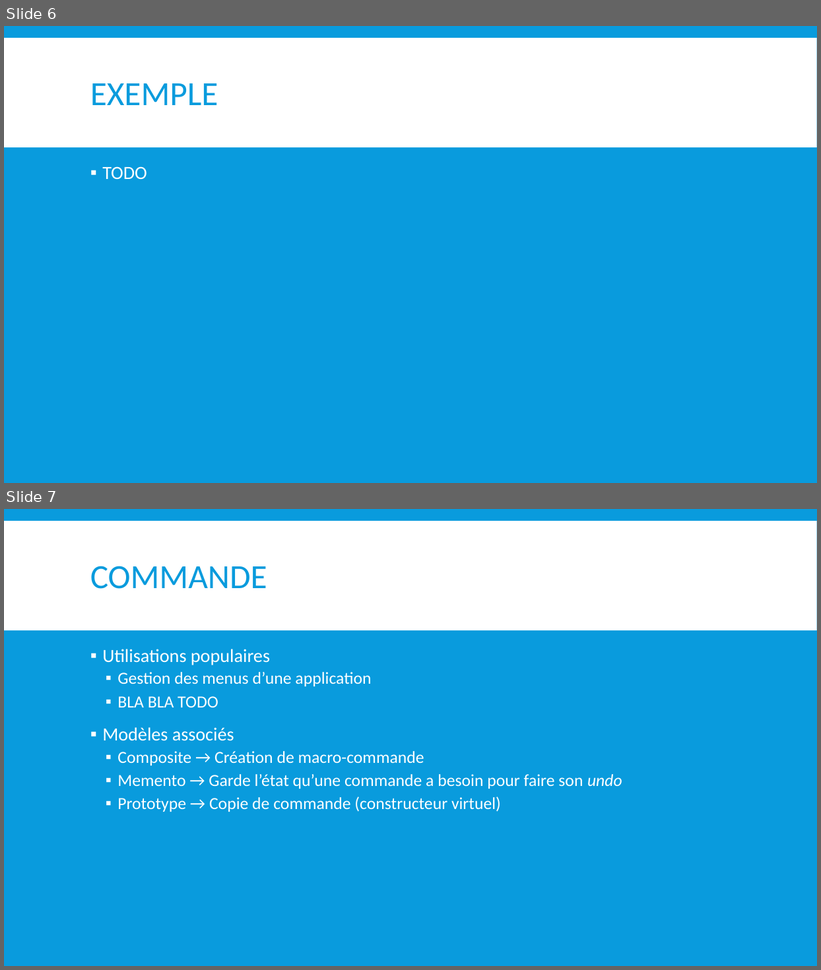
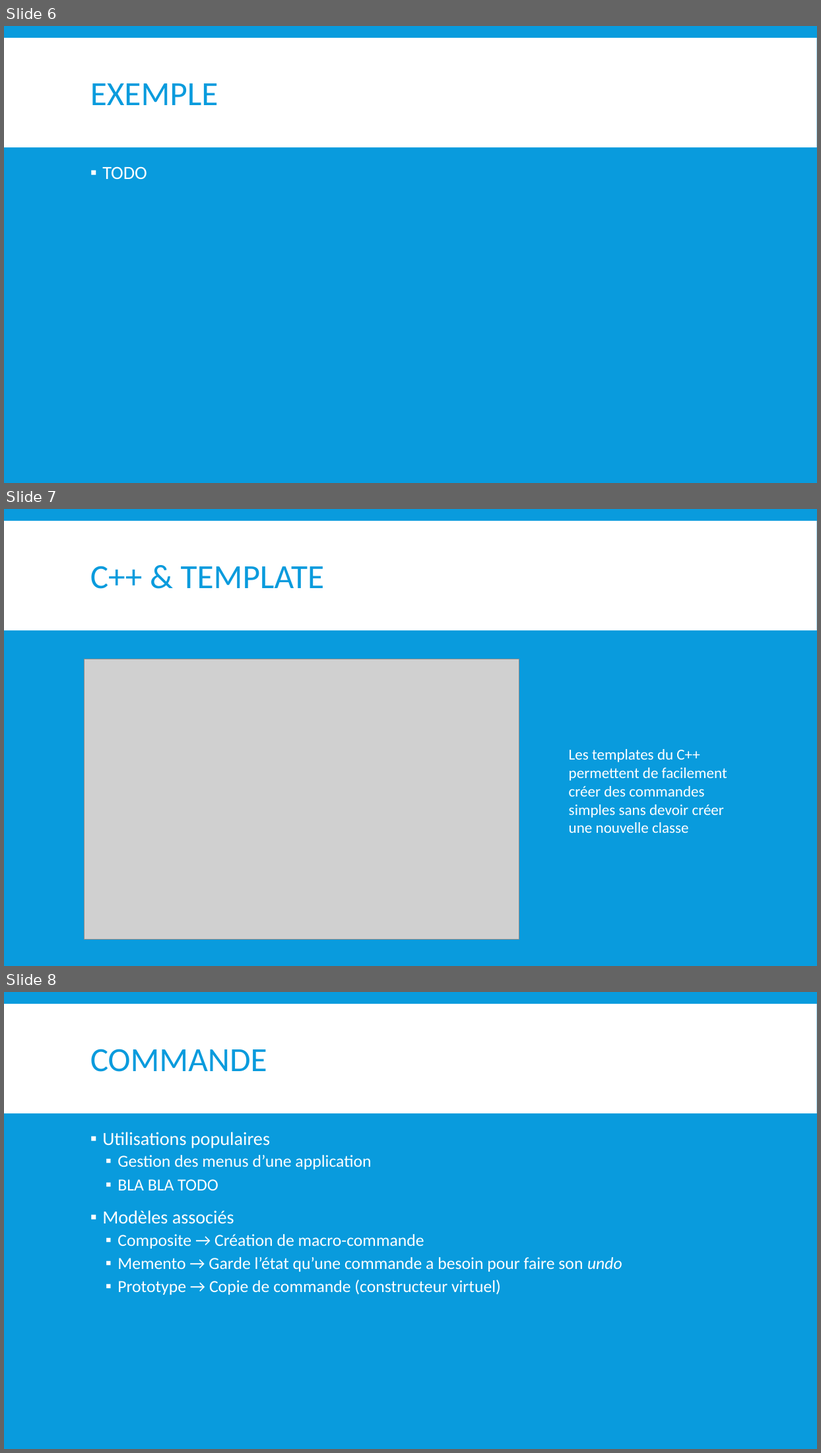
Before and after one commit to BastienClement/Sokonet, a slide deck: Commande.pptx. Shown one above the other, each under a label of ours: slides 6 and 7 before the commit, slides 6, 7 and 8 after it. The pictures are 821x970 and 821x1453 pixels, drawn with LibreOffice and Linux fonts; fonts in the diff are those of the drawing; grey boxes stand for pictures. Boxes give left, top, right and bottom in pixels: in the first picture for what was removed or moved away, otherwise in the second. Text is boxed around its words. In the diff, an @@ line names an element or a change of style, - is before the commit and + after.

Commit message:
Présentation v0.2

```diff
--- a/Commande.pptx
+++ b/Commande.pptx
@@ slide 7 added at (x1=4, y1=509, x2=817, y2=966), background #099BDD; not listed: 1 template element that a slide beside it also shows @@
@@ title added at (x1=90, y1=566, x2=325, y2=589), 40 pt, text #099BDD @@
+C++ & TEMPLATE
@@ picture added at (x1=85, y1=659, x2=519, y2=940) @@
@@ text added at (x1=569, y1=749, x2=727, y2=833), 18 pt, text #FFFFFF @@
+Les templates du C++ permettent de facilement créer des commandes simples sans devoir créer une nouvelle classe
@@ what was slide 7 is now slide 8 @@
```
Also in this commit, not shown: 1 other file.
